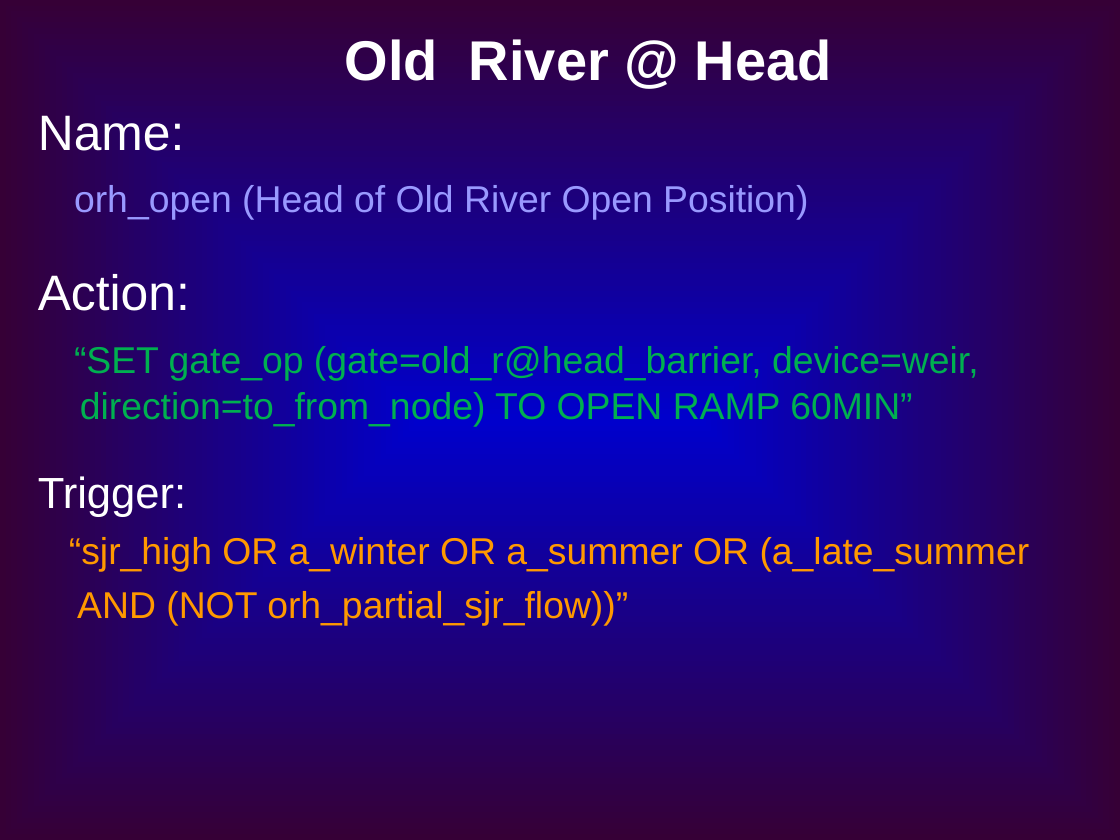
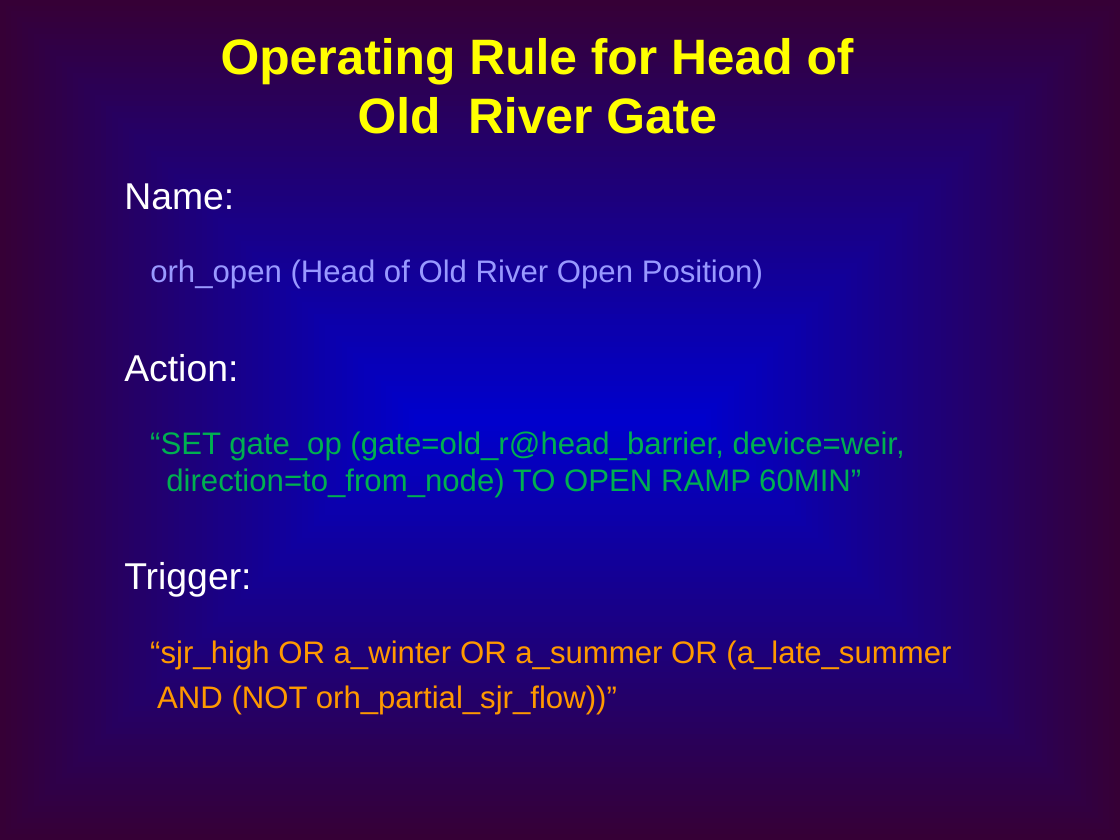
Before and after one commit to CADWRDeltaModeling/dsm2, a slide deck: slide 13 of dsm2/presentations/DSM2 Operting Rule.ppt. Drawn at 1120x840 pixels with LibreOffice and Linux fonts; fonts in the diff are those of the drawing. Boxes give left, top, right and bottom in pixels: in the first picture for what was removed or moved away, otherwise in the second. Text is boxed around its words. In the diff, an @@ line names an element or a change of style, - is before the commit and + after.

```diff
--- a/dsm2/presentations/DSM2 Operting Rule.ppt
+++ b/dsm2/presentations/DSM2 Operting Rule.ppt
@@ text at (x1=221, y1=38, x2=854, y2=134): text changed; size 36 to 32 pt; text colour #FFFFFF to #FFFF00 @@
-Old River @ Head
+Operating Rule for Head of Old River Gate
@@ text "Name:" moved from (x1=38, y1=115, x2=1030, y2=626) to (x1=124, y1=183, x2=951, y2=714) @@
@@ text "Name:" at (x1=124, y1=183, x2=951, y2=714): size 32 to 24 pt in "Name:", "Action:"; size 24 to 20 pt; size 28 to 24 pt in "Trigger:"; less space between paragraphs @@
```
Also in this commit, not shown: 19 other slides changed, 1 slide added, 1 slide removed.
